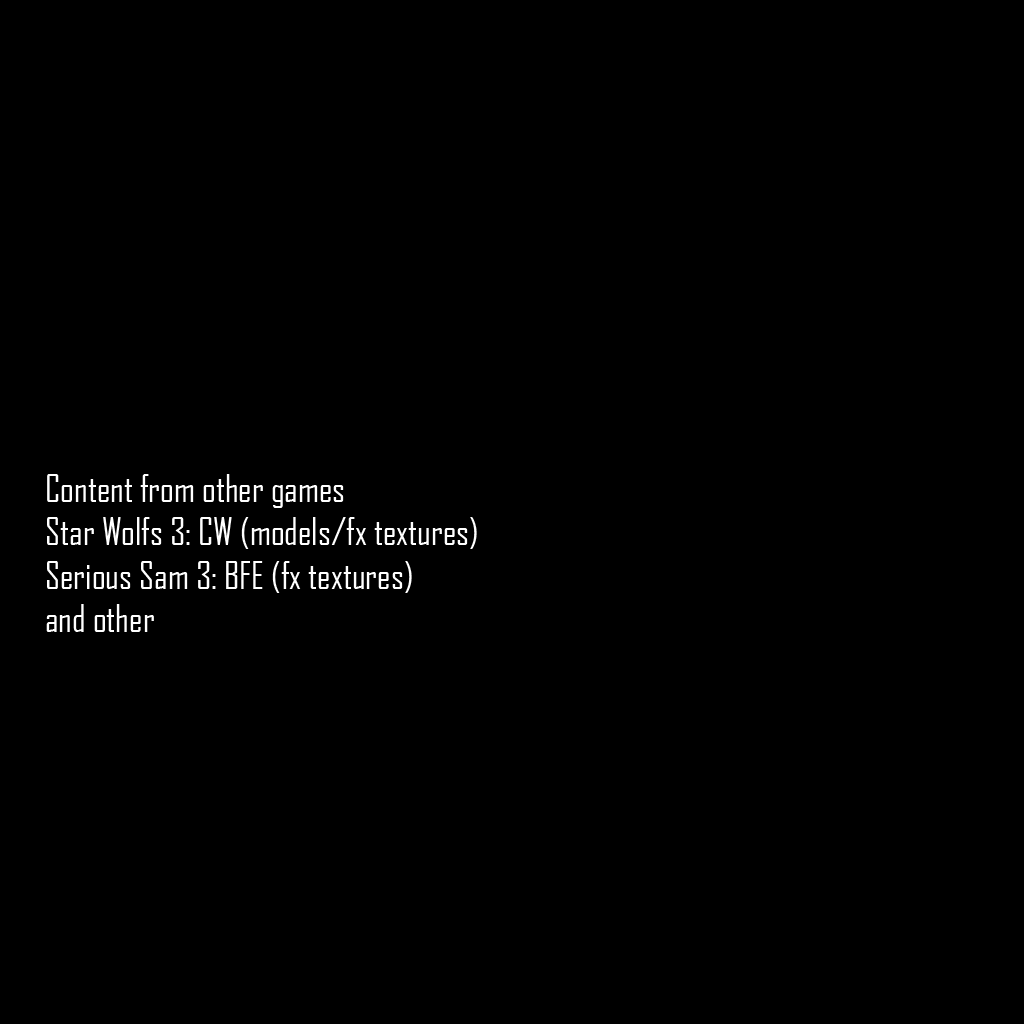
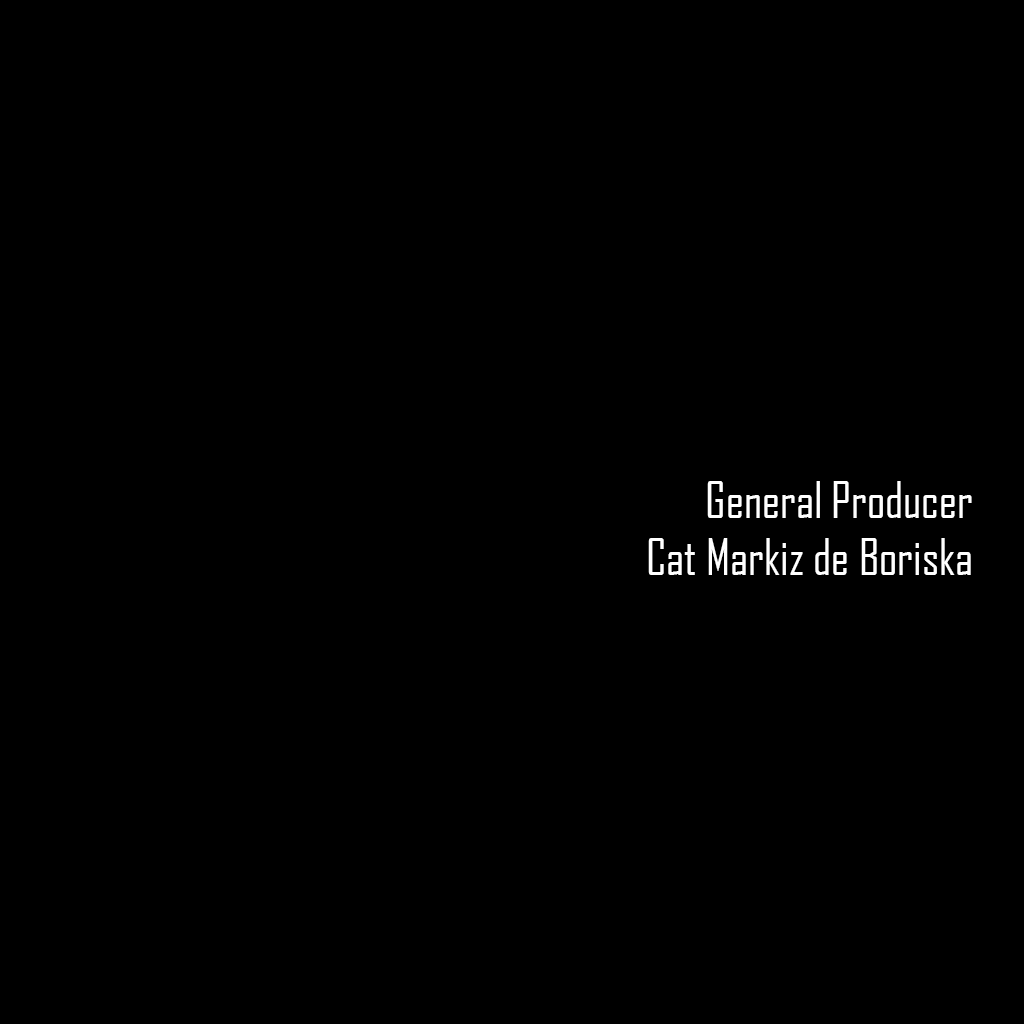
Revision of a layered w=1024, h=1024 image; what changed, layer by layer:
removed layer "Content from other games Star Wolfs 3: CW (models/fx textures)" over [46, 474, 477, 632]
added layer "General Producer Cat Markiz de Boriska" above "Фон" over [648, 481, 972, 575]
